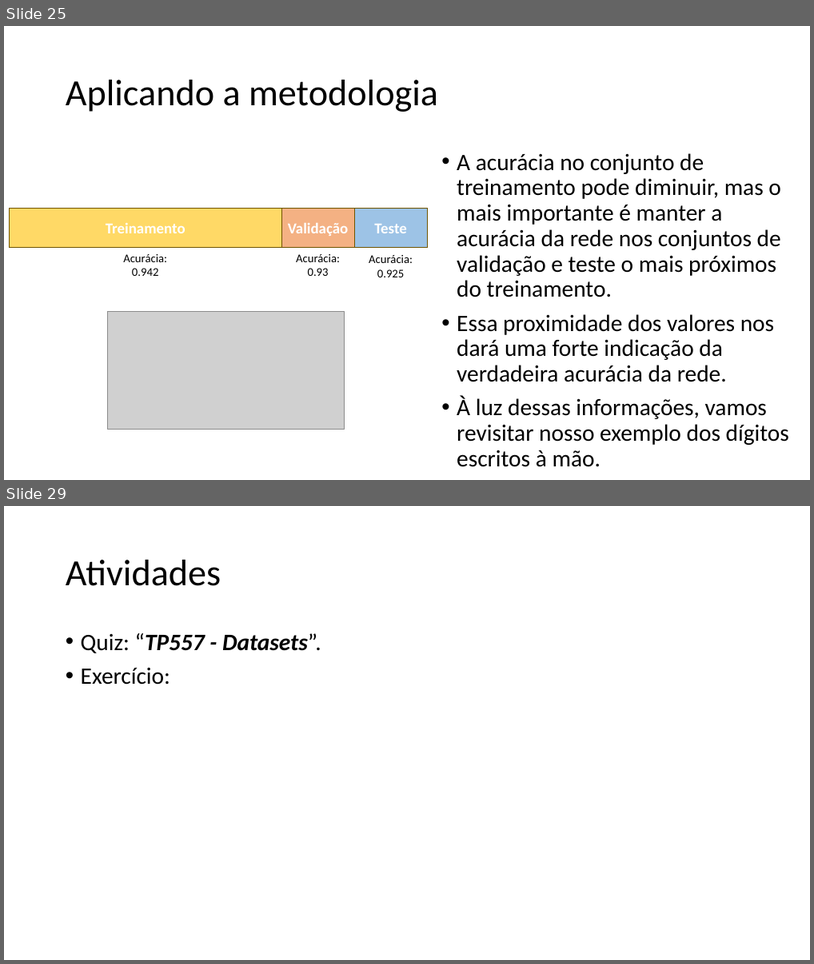
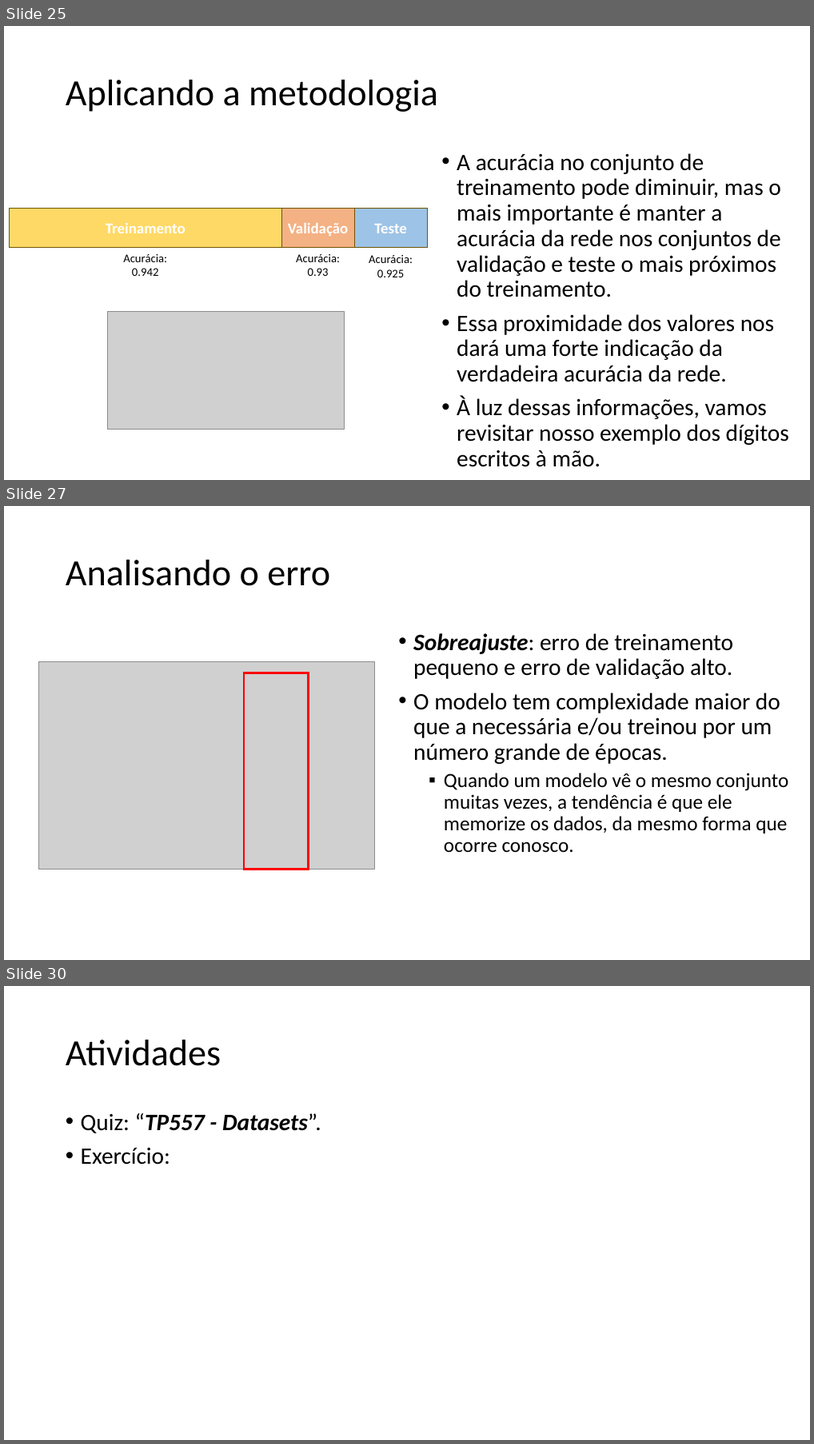
Before and after one commit to zz4fap/tp557-iot-ml, a slide deck: slides/TP557_10_Datasets.pptx. Shown one above the other, each under a label of ours: slides 25 and 29 before the commit, slides 25, 27 and 30 after it; the slides between them are not shown. The pictures are 814x964 and 814x1444 pixels, drawn with LibreOffice and Linux fonts; fonts in the diff are those of the drawing; grey boxes stand for pictures. Boxes give left, top, right and bottom in pixels: in the first picture for what was removed or moved away, otherwise in the second. Text is boxed around its words. In the diff, an @@ line names an element or a change of style, - is before the commit and + after.

```diff
--- a/slides/TP557_10_Datasets.pptx
+++ b/slides/TP557_10_Datasets.pptx
@@ slide 27 added at [4, 506, 810, 960], background #FFFFFF @@
@@ title added at [66, 560, 330, 586], 44 pt, text #000000 @@
+Analisando o erro
@@ text added at [414, 633, 790, 852], 28 pt, text #000000 @@
+• Sobreajuste: erro de treinamento pequeno e erro de validação alto.
+• O modelo tem complexidade maior do que a necessária e/ou treinou por um número grande de épocas.
+  ▪ Quando um modelo vê o mesmo conjunto muitas vezes, a tendência é que ele memorize os dados, da mesmo forma que ocorre conosco.
@@ picture added at [38, 661, 375, 869] @@
@@ rectangle added at [244, 673, 309, 869], outline #FF0000 2.25 pt @@
@@ what was slide 29 is now slide 30 @@
```
Also in this commit, not shown: 1 slide changed, 2 other slides added, 2 slides removed, 1 other file.
